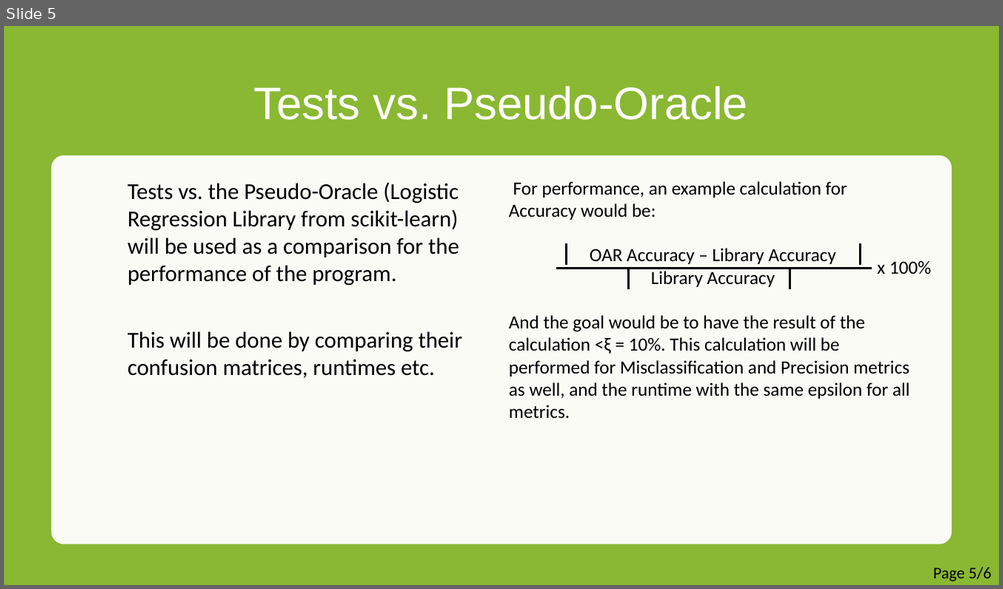
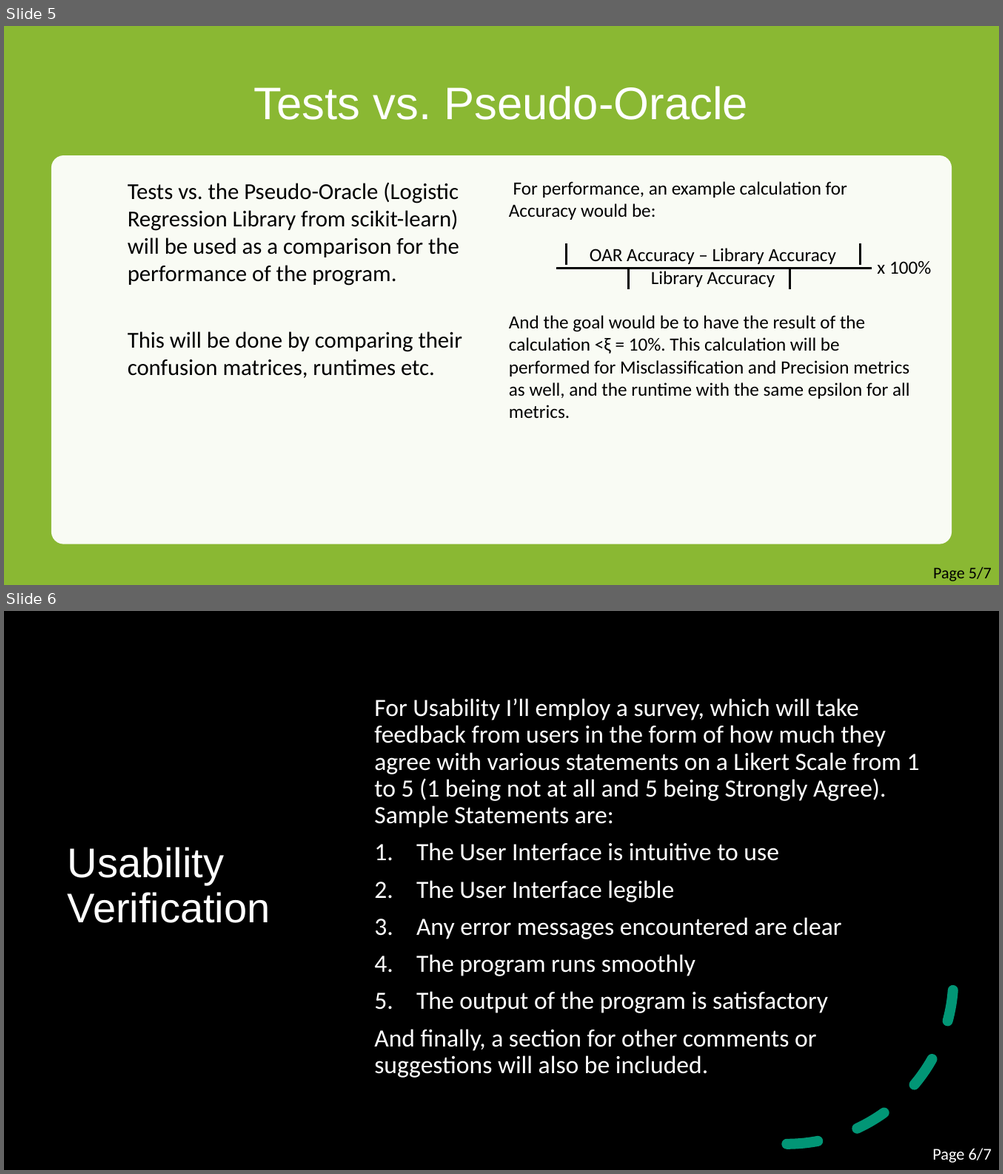
Before and after one commit to cer-hunter/OAR-CAS741, a slide deck: docs/Presentations/VNVPlanPresentation/VNVPlanPresentation.pptx. Shown one above the other, each under a label of ours: slide 5 before the commit, slides 5 and 6 after it. The pictures are 1003x589 and 1003x1174 pixels, drawn with LibreOffice and Linux fonts; fonts in the diff are those of the drawing; background and template pictures are left out; a plain dark background stands for a picture behind light text. Boxes give left, top, right and bottom in pixels: in the first picture for what was removed or moved away, otherwise in the second. Text is boxed around its words. In the diff, an @@ line names an element or a change of style, - is before the commit and + after.

```diff
--- a/docs/Presentations/VNVPlanPresentation/VNVPlanPresentation.pptx
+++ b/docs/Presentations/VNVPlanPresentation/VNVPlanPresentation.pptx
@@ slide 6 added at (4,611,999,1170), background picture (left out) @@
@@ rectangle added at (4,611,999,1170), fill #000000 @@
@@ freeform shape added at (860,611,930,640), fill #029676 @@
@@ text added at (374,698,919,1078), 24 pt, text #FFFFFF @@
+For Usability I’ll employ a survey, which will take feedback from users in the form of how much they agree with various statements on a Likert Scale from 1 to 5 (1 being not at all and 5 being Strongly Agree). Sample Statements are:
+1. The User Interface is intuitive to use
+2. The User Interface legible
+3. Any error messages encountered are clear
+4. The program runs smoothly
+5. The output of the program is satisfactory
+And finally, a section for other comments or suggestions will also be included.
@@ arc (boxed as its full ellipse) added at (620,812,954,1145), outline #029676 10 pt dashed @@
@@ title added at (68,847,270,923), 40 pt, text #FFFFFF @@
+Usability Verification
@@ freeform shape added at (14,1077,159,1170), fill #029676 @@
@@ text added at (932,1148,991,1163), 16 pt, text #FFFFFF @@
+Page 6/7
@@ page number at (933,567,991,582): text changed @@
-Page 5/6
+Page 5/7
```
Also in this commit, not shown: 1 slide changed.
